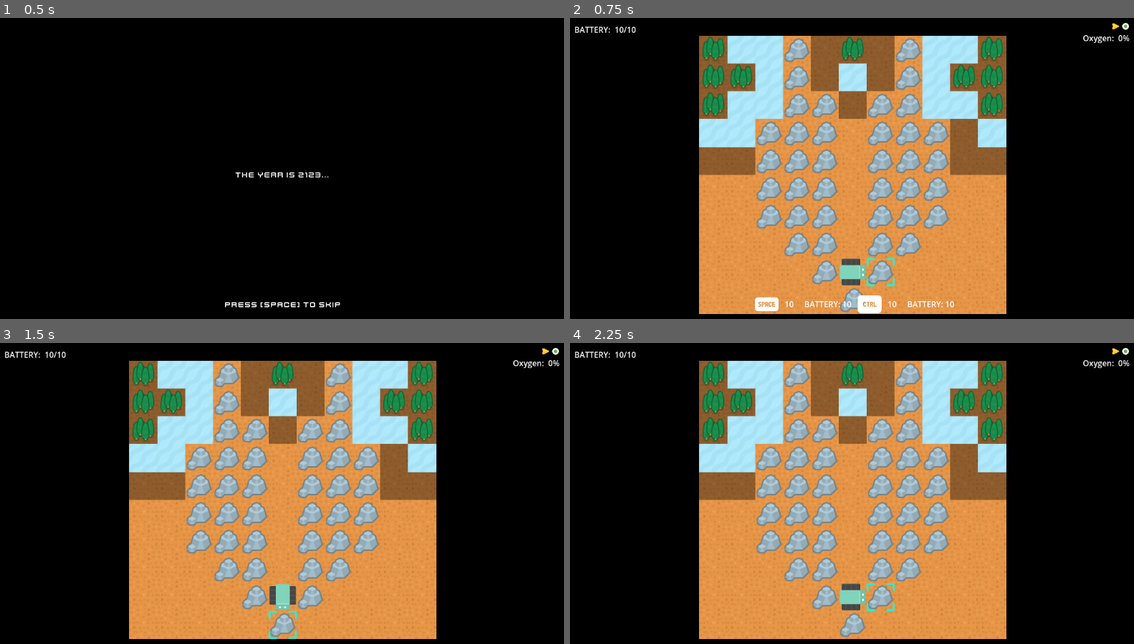
Above: before the commit, frames 1-4 (two rows, left to right).
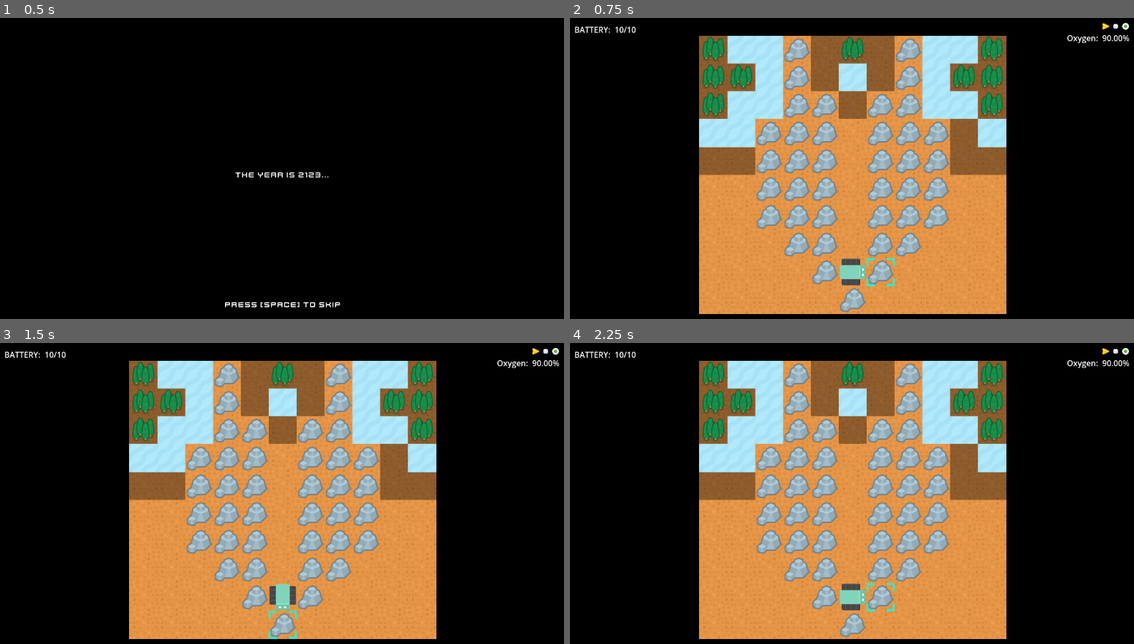
Above: after the commit, the same moments.

Repository: bardunbar/galway-game-jam-23
Game: Godot game, scene res://screens/main_menu/intro.tscn
Two runs of this game, one before a commit and one after it. Both use one fixed random seed, a clock stepped at 60 frames per second and the inputs below.
Inputs (mouse positions are in pixels of both pictures, inside the frame that each line leads up to):
- Up to frame 1 (0.5 s): no input
- Up to frame 2 (0.75 s): tap Space (Action_1) at 0.5, 0.6 s; move the mouse to (976, 159) at 0.52 s; hold Right (move_right) from 0.53 s (still down); click (976, 159) at 0.67 s
- Up to frame 3 (1.5 s): tap Space (Action_1) at 1.25 s; move the mouse to (141, 376) at 1.27 s; release Right (move_right) at 1.28 s; hold Down (move_down) from 1.28 s (still down); tap Ctrl (Action_2) at 1.35 s; click (141, 376) at 1.42 s
- Up to frame 4 (2.25 s): tap Enter at 2 s; move the mouse to (739, 376) at 2.02 s; release Down (move_down) at 2.03 s; press the mouse at (739, 376) at 2.03 s; hold Right (move_right) from 2.03 s (still down)

Frame 1 is identical in both runs. In frame 2, 0.8% of the frame differs, in the area x 32-100%, y 1-99%; in frame 3, 0.2%; in frame 4, 0.2%.

Commit message:
Fix restart crash and remove ship when level over

Diff:
--- a/project/screens/game/UI/HUD.tscn
+++ b/project/screens/game/UI/HUD.tscn
@@ -208,6 +208,7 @@
 size_flags_horizontal = 8
 
 [node name="Ship" type="TextureRect" parent="InterfaceLayer/ScoresContainer/CyclesRemaining"]
+unique_name_in_owner = true
 layout_mode = 2
 texture = ExtResource("4_y3vke")
 
--- a/project/screens/game/UI/hud.gd
+++ b/project/screens/game/UI/hud.gd
@@ -18,6 +18,7 @@
 @onready var continue_button:Button = $InterfaceLayer/LevelOver/HBoxContainer/ContinueButton
 @onready var restart_button:Button = $InterfaceLayer/LevelOver/HBoxContainer/RestartButton
 @onready var quit_button:Button = $InterfaceLayer/LevelOver/HBoxContainer/QuitButton
+@onready var ship_icon:TextureRect = $InterfaceLayer/ScoresContainer/CyclesRemaining/Ship
 
 signal on_mid_blink
 
@@ -44,7 +45,7 @@
 
 func update_cycle_counts(current_cycle: int, total_cycles: int) -> void:
 	var num_paths = cycles_remaining.get_child_count() - 3
-	var needed_paths = total_cycles - current_cycle - 1
+	var needed_paths = max(total_cycles - current_cycle - 1, 0)
 	if num_paths < needed_paths:
 		for i in range(needed_paths - num_paths):
 			var new_path : TextureRect = path_prototype.duplicate()
@@ -60,12 +61,14 @@
 				path.queue_free()
 
 func show_level_over(success : bool) -> void:
+	ship_icon.visible = false
 	level_over_container.visible = true
 	failure_label.visible = !success
 	success_label.visible = success
 	continue_button.visible = success
 
 func hide_level_over() -> void:
+	ship_icon.visible = true
 	level_over_container.visible = false
 
 func play_fade_animation():
--- a/project/screens/game/game_script.gd
+++ b/project/screens/game/game_script.gd
@@ -21,19 +21,25 @@
 		get_viewport().set_input_as_handled()
 
 func _ready() -> void:
-	# Initialize the player and grid
 	if TileGlobals.cur_testing_level:
 		current_level = TileGlobals.cur_testing_level
 	else:
 		var first_level_name = TileGlobals.levels[0]
 		current_level = get_level_from_name(first_level_name)
-	setup_level(current_level)
+
+
+	# initialize grid connections
+	grid.connect("oxygen_updated", _on_oxygen_updated)
+	grid.connect("cycles_updated", _on_cycles_updated)
 
 	# initialize player connections
 	player.connect("action_points_changed", _on_action_points_changed)
 	player.connect("ready_to_blink", _on_ready_to_blink)
 	player.connect("action1_updated", _on_action1_updated)
 	player.connect("action2_updated", _on_action2_updated)
+
+	# Initialize the player and grid
+	setup_level(current_level)
 
 	# initialize hud and connections
 	hud.on_mid_blink.connect(_on_mid_blink)
@@ -43,10 +49,6 @@
 
 	# initialize camera
 	camera.zoom_to_fit(grid.get_grid_tile_width(), grid.get_grid_tile_height())
-
-	# initialize grid connections
-	grid.connect("oxygen_updated", _on_oxygen_updated)
-	grid.connect("cycles_updated", _on_cycles_updated)
 
 
 func setup_demo_grid() -> void:
--- a/project/screens/game/grid/grid.gd
+++ b/project/screens/game/grid/grid.gd
@@ -116,6 +116,7 @@
 		import_from_resource(level_definition)
 	else:
 		build_grid(grid_width, grid_height)
+		current_cycle = 0
 
 func build_grid(width, height, clear = true):
 	if clear:
